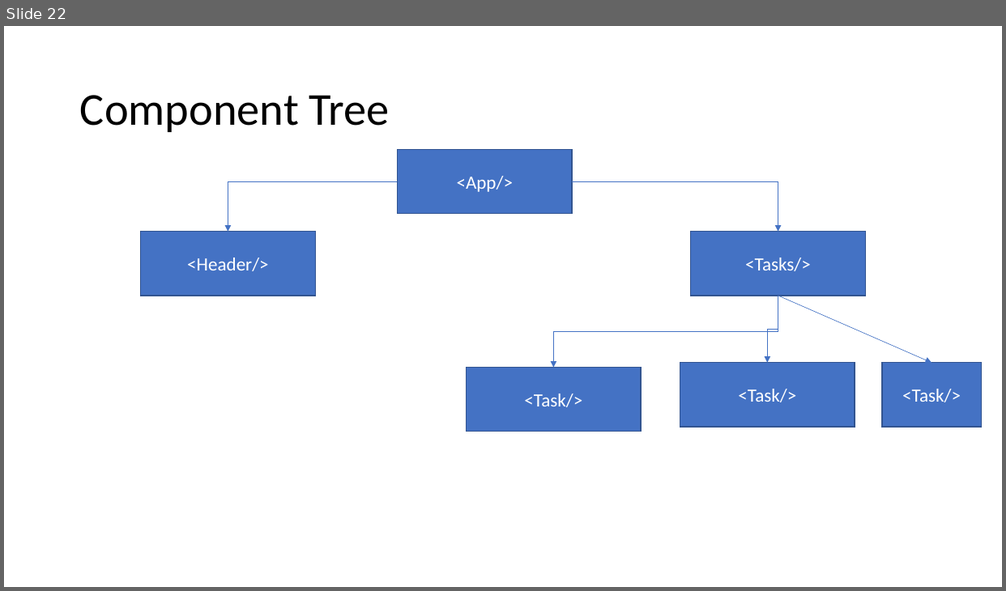
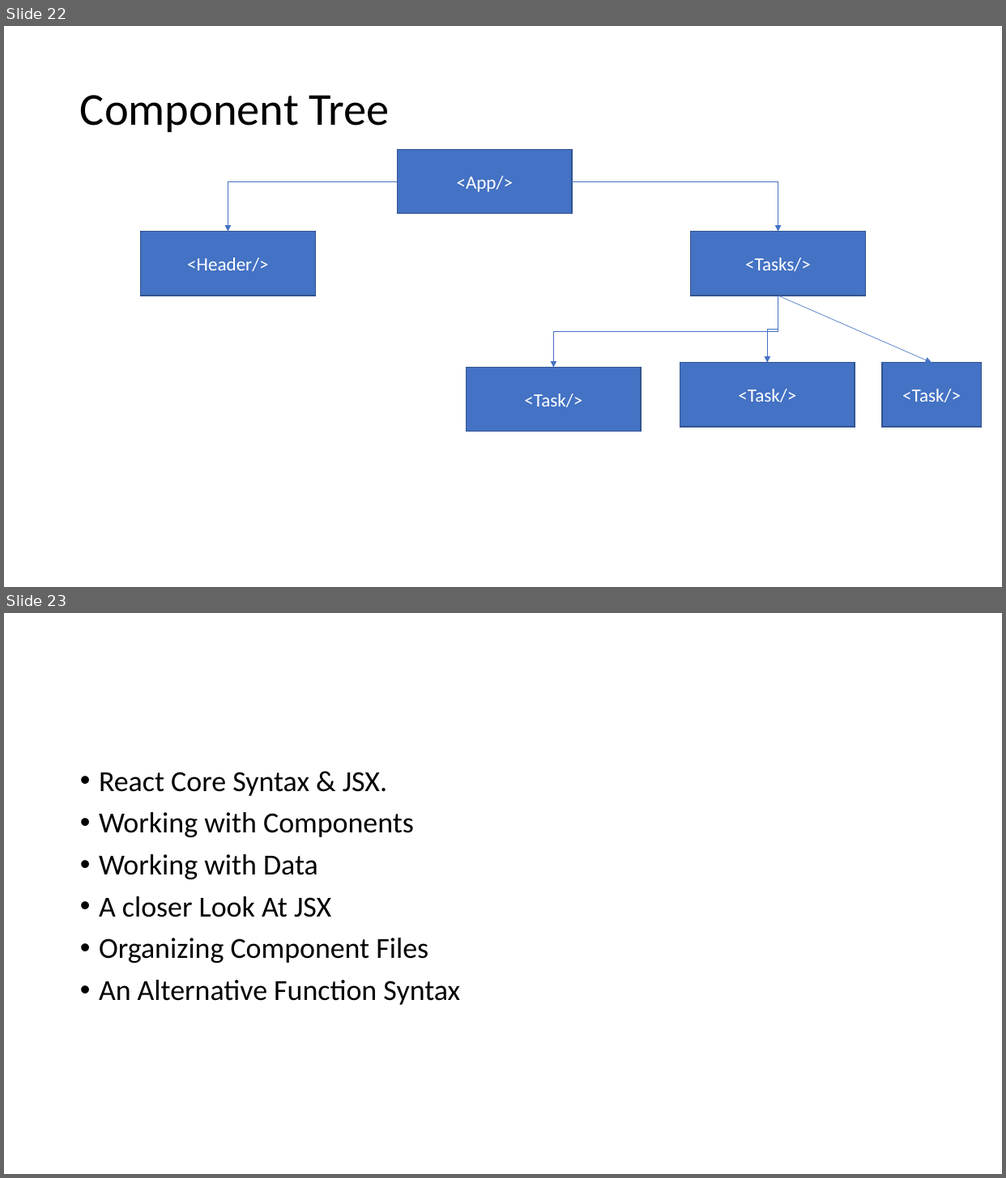
Before and after one commit to PiyushChaturvedii/batch03, a slide deck: ReactJs.pptx. Shown one above the other, each under a label of ours: slide 22 before the commit, slides 22 and 23 after it. The pictures are 1006x591 and 1006x1178 pixels, drawn with LibreOffice and Linux fonts; fonts in the diff are those of the drawing. Boxes give left, top, right and bottom in pixels: in the first picture for what was removed or moved away, otherwise in the second. Text is boxed around its words. In the diff, an @@ line names an element or a change of style, - is before the commit and + after.

```diff
--- a/ReactJs.pptx
+++ b/ReactJs.pptx
@@ slide 23 added at [4,613,1002,1174], background #FFFFFF @@
@@ text added at [99,772,460,1005], 28 pt, text #000000 @@
+• React Core Syntax & JSX.
+• Working with Components
+• Working with Data
+• A closer Look At JSX
+• Organizing Component Files
+• An Alternative Function Syntax
```
Also in this commit, not shown: 2 other slides added, 49 other files.
